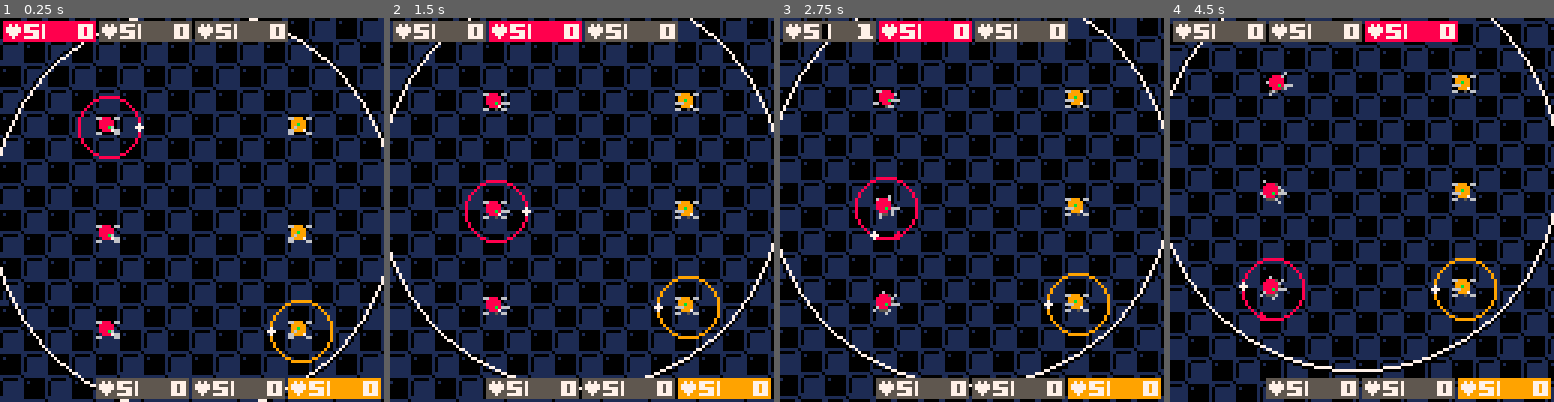
Above: before the commit, frames 1-4 (left to right).
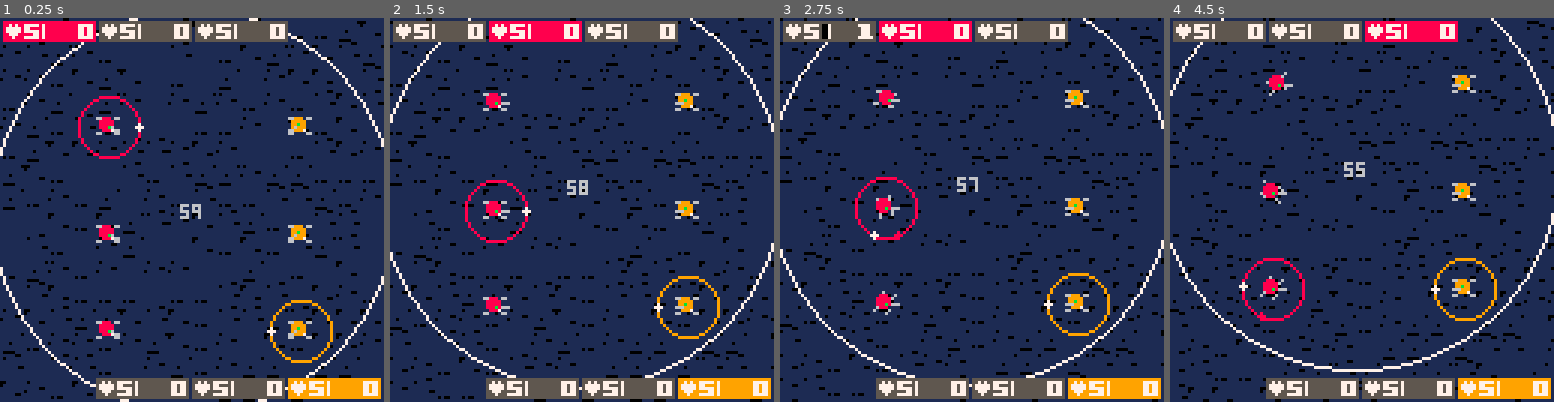
Above: after the commit, the same moments.

Repository: catnipped/pico1
Game: PICO-8 cartridge pico1.p8
The game is run twice, just before and just after one commit, with the same random seed, the same clock (stepped at 60 frames per second) and the same inputs.
Inputs:
- Up to frame 1 (0.25 s): no input
- Up to frame 2 (1.5 s): tap X (X key) at 0.33, 1.07 s; tap O (Z key) at 0.7 s
- Up to frame 3 (2.75 s): hold Right 1.6-2.1 s; tap O (Z key) at 1.7, 2.1, 2.5 s; tap X (X key) at 1.85 s; hold Up 2.15-2.42 s; hold Right from 2.47 s (still down)
- Up to frame 4 (4.5 s): tap O (Z key) every 0.4 s from 2.9 to 4.1 s; tap X (X key) at 2.97, 4.08 s; release Right at 3.03 s; hold Left 3.08-3.58 s; hold Down 3.63-3.97 s; hold Right from 4.02 s (still down)

The runs differ from the first frame. In frame 1, 42% of the frame differs, in the area x 0-100%, y 0-100%; in frame 2, 42%; in frame 3, 43%; in frame 4, 43%.

Commit message:
win screen

Diff:
--- a/pico1.p8
+++ b/pico1.p8
@@ -9,6 +9,7 @@
 center.y = 64
 arena = 67
 sprite = 8
+maintimer = 60 * 30
 
 cam = {}
 cam.x = 0
@@ -21,6 +22,8 @@
 p1.x = 0
 p1.y = 0
 p1.car = 1
+p1.winner = false
+p1.deathcount = 0
 
 p2 = {}
 p2.nr = 2
@@ -28,6 +31,8 @@
 p2.x = 0
 p2.y = 0
 p2.car = 1
+p2.winner = false
+p2.deathcount = 0
 
 function carspawn (nr,plr) --car array
   car[nr] = {}
@@ -101,7 +106,7 @@
 end
 
 function tracks(c)
-  local length = 50
+  local length = 100
   if c.tracks_counter > 10 and c.dead == false then
     add(c.tracks_left_x,c.x+2.5*sin(c.rot-0.25))
     add(c.tracks_left_y,c.y+2.5*cos(c.rot-0.25))
@@ -123,8 +128,8 @@
 
   for x = c.tracks_length-length ,c.tracks_length do
     if x-1 >= 1 then
-      line(c.tracks_left_x[x],c.tracks_left_y[x],c.tracks_left_x[x-1],c.tracks_left_y[x-1],5)
-      line(c.tracks_right_x[x],c.tracks_right_y[x],c.tracks_right_x[x-1],c.tracks_right_y[x-1],5)
+      line(c.tracks_left_x[x],c.tracks_left_y[x],c.tracks_left_x[x-1],c.tracks_left_y[x-1],0)
+      line(c.tracks_right_x[x],c.tracks_right_y[x],c.tracks_right_x[x-1],c.tracks_right_y[x-1],0)
     end
   end
 end
@@ -254,13 +259,17 @@
   end
   p.car += 1
 
-  if p.car > 3*p.nr then
-    p.car -= 3
-  end
-
-  while car[p.car].dead == true do
-    p.car += 1
-  end
+  if p.nr == 1 and p.car > 3 then
+    p.car = 1
+  end
+
+  if p.nr == 2 and p.car > 6 then
+    p.car = 4
+  end
+
+  -- if car[p.car].dead == true and p1.winner == false and p2.winner == false then
+  --   p.car += 1
+  -- end
 
   car[p.car].active = true
 end
@@ -405,17 +414,7 @@
   --generate background
   for x=0,24,1 do
     for y=0,24,1 do
-      mset(x,y,1)
-    end
-  end
-  for x=0,24,2 do
-    for y=0,24,2 do
-      mset(x,y,2)
-    end
-  end
-  for x=1,24,2 do
-    for y=1,24,2 do
-      mset(x,y,2)
+      mset(x,y,flr(rnd(6)+1))
     end
   end
   --
@@ -510,6 +509,22 @@
       car[x].vel = lerp(car[x].vel,2,0.1)
     elseif car[x].hp < 2 then car[x].status = "danger" end
   end
+  -- sudden death
+  maintimer -= 1
+  if arena > 30 then
+    if maintimer <= 0 then arena -= 0.03 end
+  end
+  -- winners!
+  for x = 1,3 do -- p1 lose
+    if car[x].dead == true then p1.deathcount += 1 end
+  end
+  if p1.deathcount == 3 then p2.winner = true end
+  p1.deathcount = 0
+  for x = 4,6 do -- p2 lose
+    if car[x].dead == true then p2.deathcount += 1 end
+  end
+  if p2.deathcount == 3 then p1.winner = true end
+  p2.deathcount = 0
 end
 
 function death_anim(c)
@@ -522,13 +537,17 @@
 
 function _draw()
   cls()
-  circfill(center.x,center.y,arena,0)
   map(0,0,-32,-32,24,24)
 
-  circ(center.x,center.y,arena+1,0)
   for x=1,6 do
     tracks(car[x])
   end
+  if maintimer >= 0 then
+    print(flr(maintimer/30),center.x-4,center.y-2,6)
+  else
+    print("!",center.x-4,center.y-2,5)
+  end
+
   for x=1,6 do
     cardraw(car[x])
     if car[x].dead == true then
@@ -543,20 +562,32 @@
   for x = 4,6 do
    ui(cam.x,cam.y+120,car[x],p2)
   end
-  --print(stat(1),cam.x+10,cam.y+30)
-
-
+
+  if p1.winner == true then
+    local y = 62
+    rectfill(cam.x,cam.y+y-1,cam.x+128,cam.y+y+5,p1.clr)
+    spr(85,cam.x+36,cam.y+y)
+    spr(70,cam.x+44,cam.y+y)
+    spr(86,cam.x+52,cam.y+y,5,1)
+  end
+  if p2.winner == true then
+    local y = 62
+    rectfill(cam.x,cam.y+y-1,cam.x+128,cam.y+y+5,p2.clr)
+    spr(85,cam.x+36,cam.y+y)
+    spr(71,cam.x+44,cam.y+y)
+    spr(86,cam.x+52,cam.y+y,5,1)
+  end
 end
 
 __gfx__
-00000000100000110000000155555555555555555555555500000000000000000000000000000000060000000000600000000600060000600600006006060000
-00000000011111110100000155555555555555555555555566000066660000666600006606600000006000006000060006000600060000600600006050000050
-00000000011111110000000155555555555555555005555500700700007007000070070000070066000700600600700006007000007007000070070000700700
-00000000011111110000000155555555555555555555555500077000000770000007700000077700000777060077700000777000000770000007700060077056
-00000000011111110000000155555555555555555555555500077000000770000007700000777000607770000007770000077700000770000007700005077000
-00000000011111110000000155555555555555555550055500700700007007000070070066007000060070000007006000070060007007000070070000700706
-00000000111111110000000155555555555500555555555566000066660000666600006600000660000006000060000600600060060000600600006050000000
-00000000111111111111111055555555055555555555555500000000000000000000000000000000000000600006000000600000060000600600006006005060
+00000000111111111111111111111111111111111111111111111001000000000000000000000000060000000000600000000600060000600600006006060000
+00000000111111110011111111111110101111111111111110111111660000666600006606600000006000006000060006000600060000600600006050000050
+00000000111111110111111111111111111111111111111111111111007007000070070000070066000700600600700006007000007007000070070000700700
+00000000111111111111111111111111111110011111111111111111000770000007700000077700000777060077700000777000000770000007700060077056
+00000000111111111111111111101111011111111111111111111100000770000007700000777000607770000007770000077700000770000007700005077000
+00000000111111111111100111111111111111111111111111111111007007000070070066007000060070000007006000070060007007000070070000700706
+00000000111111111111111111111111111111111010011111111111660000666600006600000660000006000060000600600060060000600600006050000000
+00000000111111111111111110000111111111111111111111111111000000000000000000000000000000600006000000600000060000600600006006005060
 50005000000000000000000000000000000000000000000000000000000000000000000000000000000000000000000000000000000000000000000000000000
 05000500000000000000000000000000000000000000000000000000000000000000000000000000000000000000000000000000000000000000000000000000
 00500050000000000000000000000000000000000000000000000000000000000000000000000000000000000000000000000000000000000000000000000000
@@ -589,11 +620,11 @@
 77000770770007700077700077000770000000000000000000000000000000000000000000000000000000000000000000000000000000000000000000000000
 77000770777777700077700077777770000000000000000000000000000000000000000000000000000000000000000000000000000000000000000000000000
 00000000000000000000000000000000000000000000000000000000000000000000000000000000000000000000000000000000000000000000000000000000
-00000000000000000000000000000000000000000000000000000000000000000000000000000000000000000000000000000000000000000000000000000000
-00000000000000000000000000000000000000000000000000000000000000000000000000000000000000000000000000000000000000000000000000000000
-77777000770007700777777077777770000000000000000000000000000000000000000000000000000000000000000000000000000000000000000000000000
-77000770777707707700000077000770000000000000000000000000000000000000000000000000000000000000000000000000000000000000000000000000
-77000770770077707700777077000770000000000000000000000000000000000000000000000000000000000000000000000000000000000000000000000000
+00000000000000000000000000000000000000007777770077000770077777007700077007777770077700000000000000000000000000000000000000000000
+00000000000000000000000000000000000000007700770077000770007770007777077007700000077700000000000000000000000000000000000000000000
+77777000770007700777777077777770000000007777770077070770007770007700777007777770077700000000000000000000000000000000000000000000
+77000770777707707700000077000770000000007700000077070770007770007700077000000770000000000000000000000000000000000000000000000000
+77000770770077707700777077000770000000007700077077777770077777007700077007777770077700000000000000000000000000000000000000000000
 77000770770007707700077077777000000000000000000000000000000000000000000000000000000000000000000000000000000000000000000000000000
 77777000770007700777777077000770000000000000000000000000000000000000000000000000000000000000000000000000000000000000000000000000
 00000000000000000000000000000000000000000000000000000000000000000000000000000000000000000000000000000000000000000000000000000000
Not shown, changed: todo.md
